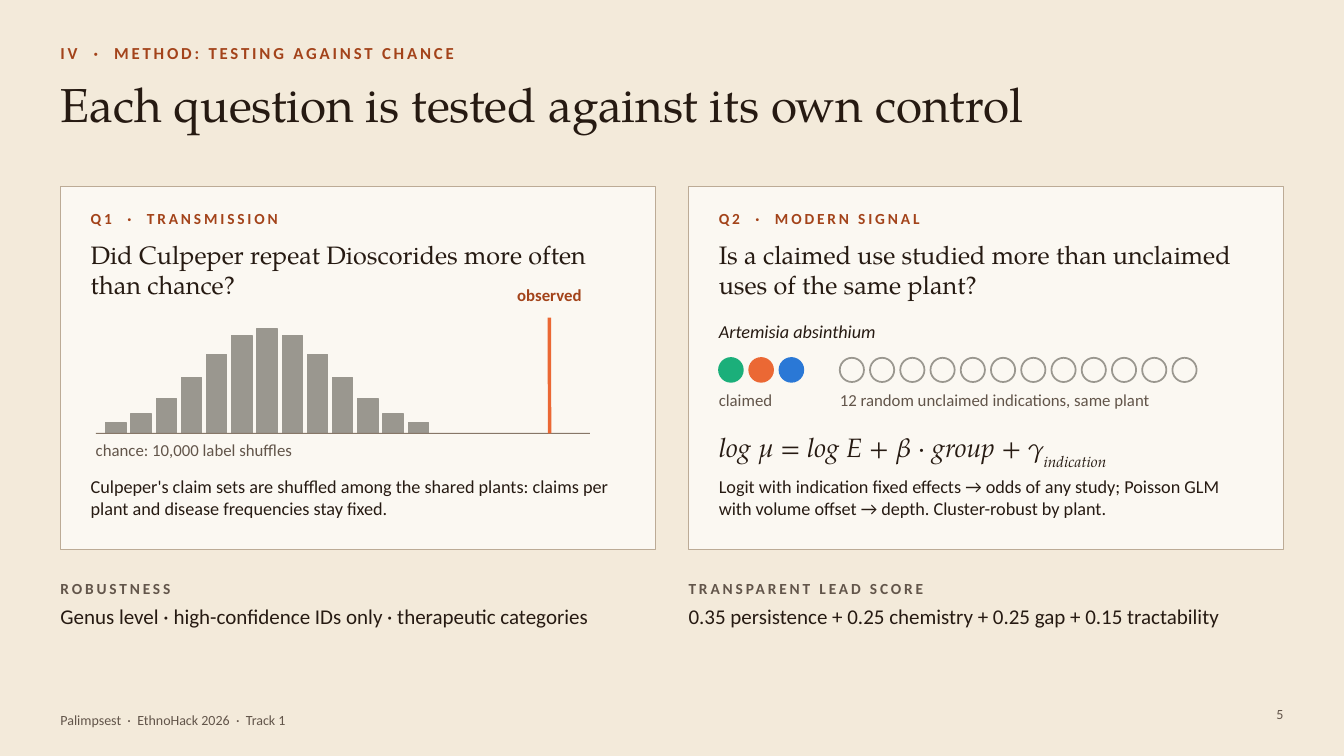
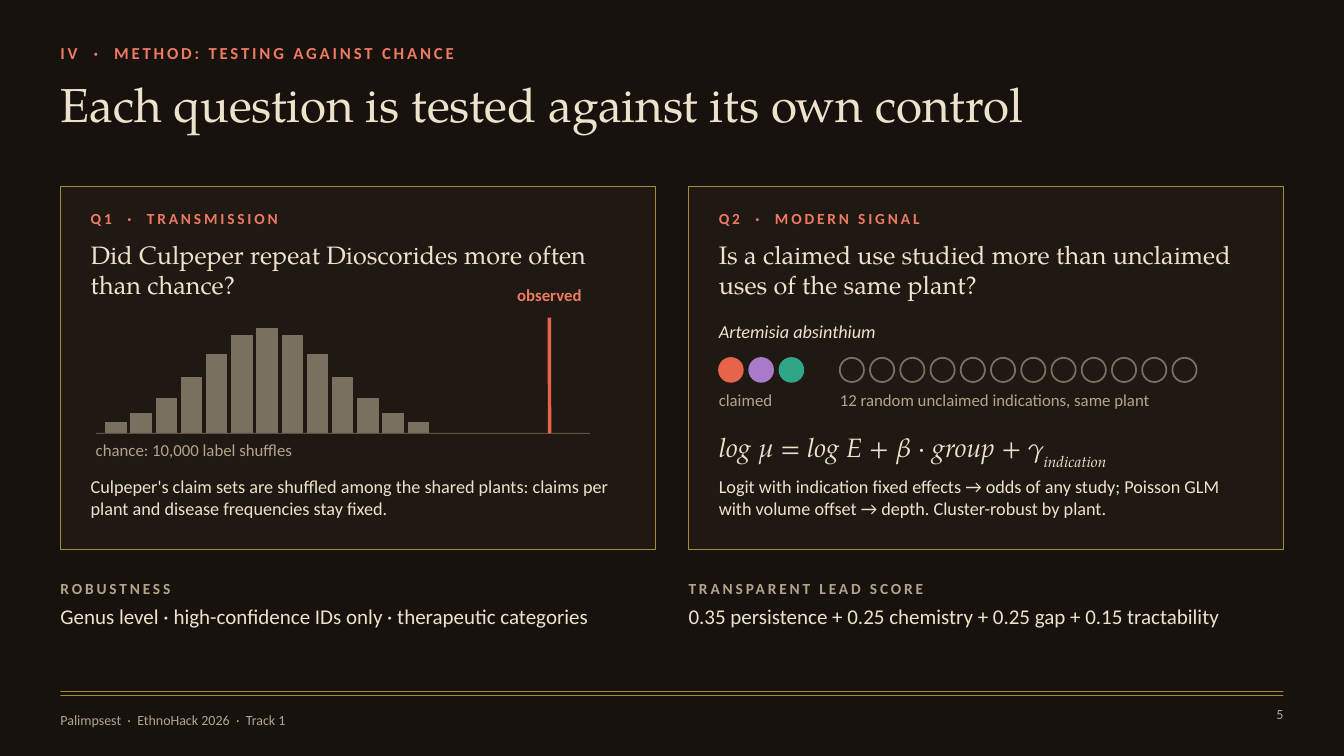
Before and after one commit to KaraAliOsman/palimpsest, a slide deck: slide 5 of docs/pitch/Palimpsest_EthnoHack2026.pptx. Drawn at 1344x756 pixels with LibreOffice and Linux fonts; fonts in the diff are those of the drawing. Boxes give left, top, right and bottom in pixels: in the first picture for what was removed or moved away, otherwise in the second. Text is boxed around its words. In the diff, an @@ line names an element or a change of style, - is before the commit and + after.

```diff
--- a/docs/pitch/Palimpsest_EthnoHack2026.pptx
+++ b/docs/pitch/Palimpsest_EthnoHack2026.pptx
@@ background #F3EADA to #17120D @@
@@ rectangle at (60,187,655,549): fill #FBF8F2 to #201913; outline #BCAB96 0.75 pt to #A8873A 0.75 pt @@
@@ rectangle at (689,187,1284,549): fill #FBF8F2 to #201913; outline #BCAB96 0.75 pt to #A8873A 0.75 pt @@
@@ text colour #A3431A to #EE7A62 in 4 elements at (60,48,454,59), (91,214,278,226), (517,289,581,301), (719,214,919,226) @@
@@ line (549, 318) - (549, 434): stroke #EB6834 2.5 pt to #E5644A 2.5 pt @@
@@ ellipse at (719,358,743,382): fill #1BAF7A to #E5644A; outline #1BAF7A 1 pt to #E5644A 1 pt @@
@@ ellipse at (749,358,773,382): fill #EB6834 to #A87BC8; outline #EB6834 1 pt to #A87BC8 1 pt @@
@@ ellipse at (779,358,804,382): fill #2A78D6 to #2FA685; outline #2A78D6 1 pt to #2FA685 1 pt @@
@@ fill #FBF8F2 to #201913; outline #9A978F 1.25 pt to #7A705F 1.25 pt in 12 elements at (840,358,864,382), (870,358,894,382), (900,358,925,382), (931,358,955,382), (961,358,985,382), (991,358,1015,382), (1021,358,1046,382), (1052,358,1076,382), (1082,358,1106,382), (1112,358,1136,382), (1142,358,1167,382), (1173,358,1197,382) @@
@@ line (96, 434) - (590, 434): stroke #877768 0.75 pt to #5E5141 0.75 pt @@
@@ fill #9A978F to #7A705F; outline #9A978F 1 pt to #7A705F 1 pt in 13 elements at (106,422,126,434), (131,413,151,434), (156,398,176,434), (181,378,202,434), (207,355,227,434), (232,336,252,434), (257,329,277,434), (282,336,302,434), (308,355,328,434), (333,378,353,434), (358,398,378,434), (383,413,403,434), (408,422,429,434) @@
@@ text colour #261A12 to #EDE3CC in 7 elements at (60,87,1024,136), (91,245,585,295), (91,480,608,518), (719,245,1231,301), (719,325,875,338), (719,437,995,465), (719,480,1219,518) @@
@@ text "ROBUSTNESS" at (60,584,587,628): text colour #62554A to #B3A58C in "ROBUSTNESS"; text colour #261A12 to #EDE3CC in "Genus level · high-confidence IDs only · ..." @@
@@ text "TRANSPARENT LEAD SCORE" at (689,609,1219,628): text colour #62554A to #B3A58C in "TRANSPARENT LEAD SCORE"; text colour #261A12 to #EDE3CC in "0.35 persistence + 0.25 chemistry + 0.25 ..." @@
@@ text colour #62554A to #B3A58C in 5 elements at (96,444,292,458), (719,394,772,406), (840,394,1149,409), (1276,710,1283,719), (60,715,285,727) @@
@@ line added from (60, 692) to (1284, 692), #A8873A 0.5 pt @@
@@ line added from (60, 696) to (1284, 696), #A8873A 0.5 pt @@
```
Also in this commit, not shown: 9 other slides changed, 1 other file.
